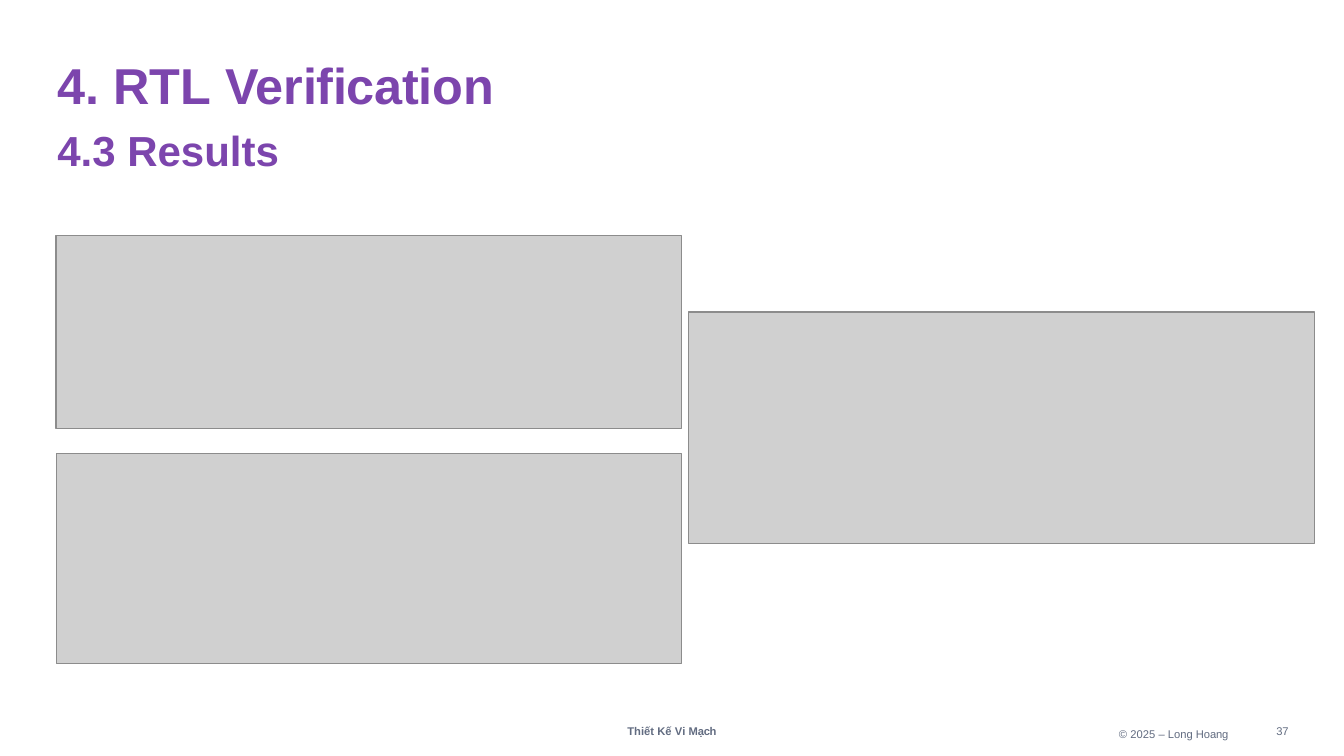
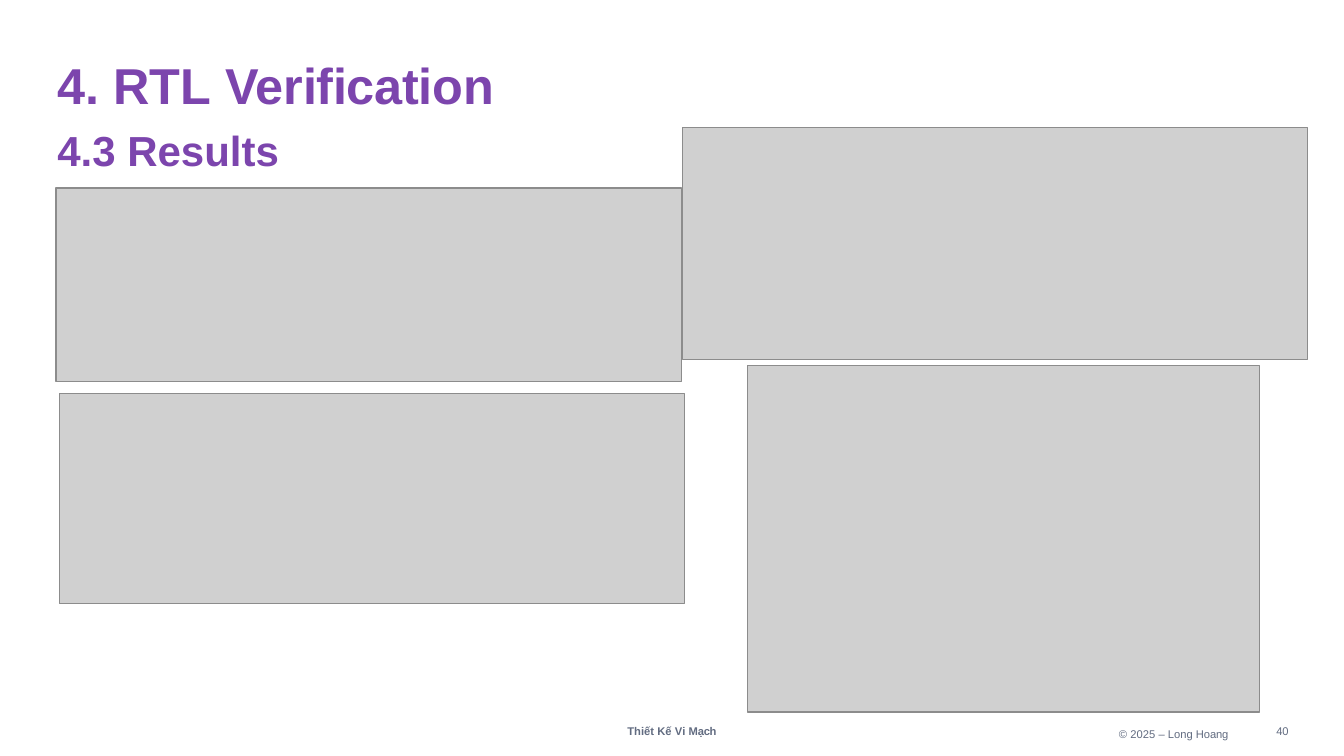
Before and after one commit to 106210049/AMBA-APB, a slide deck: slide 40 of Design Specifications/AMBA_ABP.pptx (slide 37 before the commit). Drawn at 1344x756 pixels with LibreOffice and Linux fonts; fonts in the diff are those of the drawing; grey boxes stand for pictures. Boxes give left, top, right and bottom in pixels: in the first picture for what was removed or moved away, otherwise in the second. Text is boxed around its words. In the diff, an @@ line names an element or a change of style, - is before the commit and + after.

```diff
--- a/Design Specifications/AMBA_ABP.pptx
+++ b/Design Specifications/AMBA_ABP.pptx
@@ picture: place and size @@
-picture at <box>689,313,1314,544</box>
+picture at <box>683,128,1308,360</box>
@@ picture: place and size @@
-picture at <box>56,235,682,429</box>
+picture at <box>56,189,682,382</box>
@@ picture added at <box>748,366,1260,713</box> @@
@@ picture: place and size @@
-picture at <box>56,454,682,663</box>
+picture at <box>59,394,685,604</box>
@@ page number at <box>1276,727,1288,735</box>: text changed @@
-37
+40
```
Also in this commit, not shown: 3 other slides changed, 3 slides added, 1 other file.
